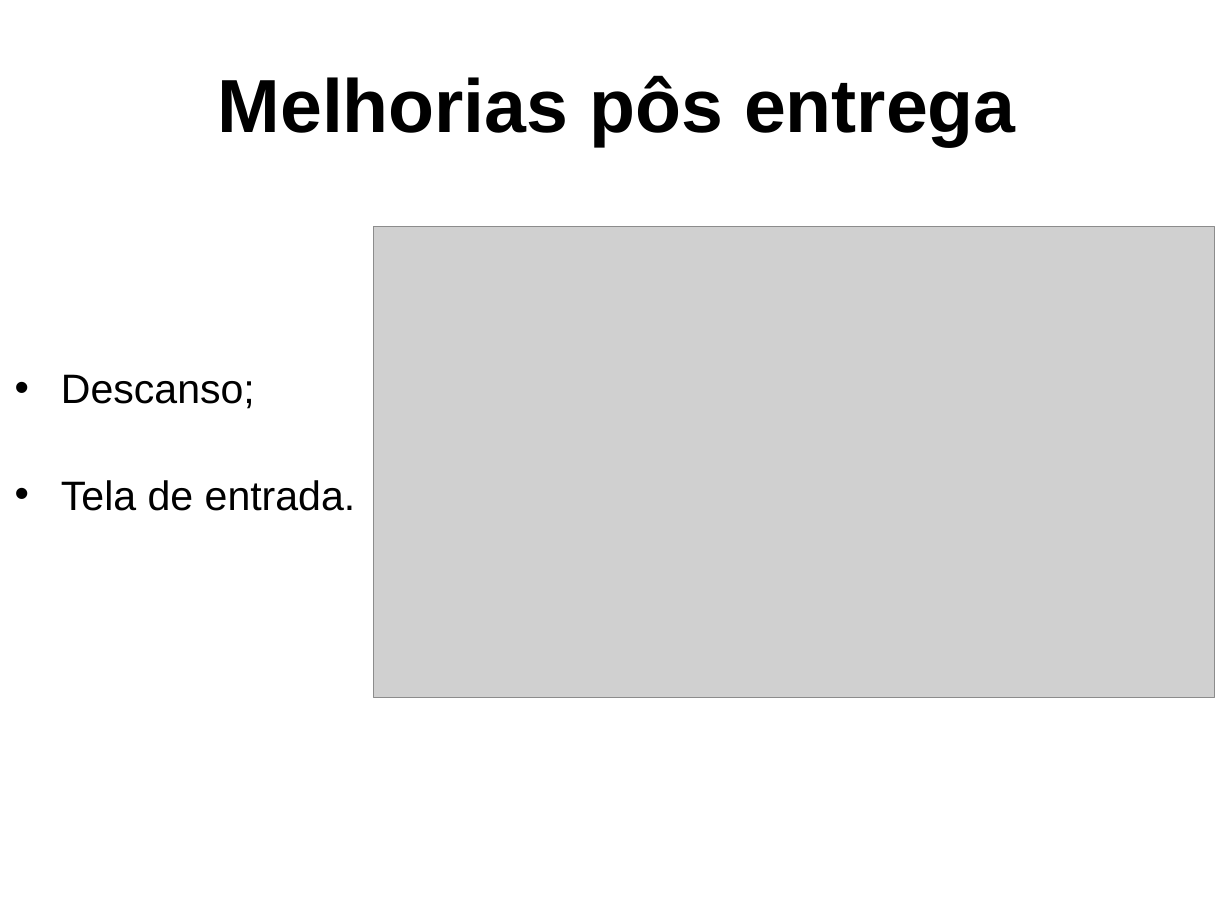
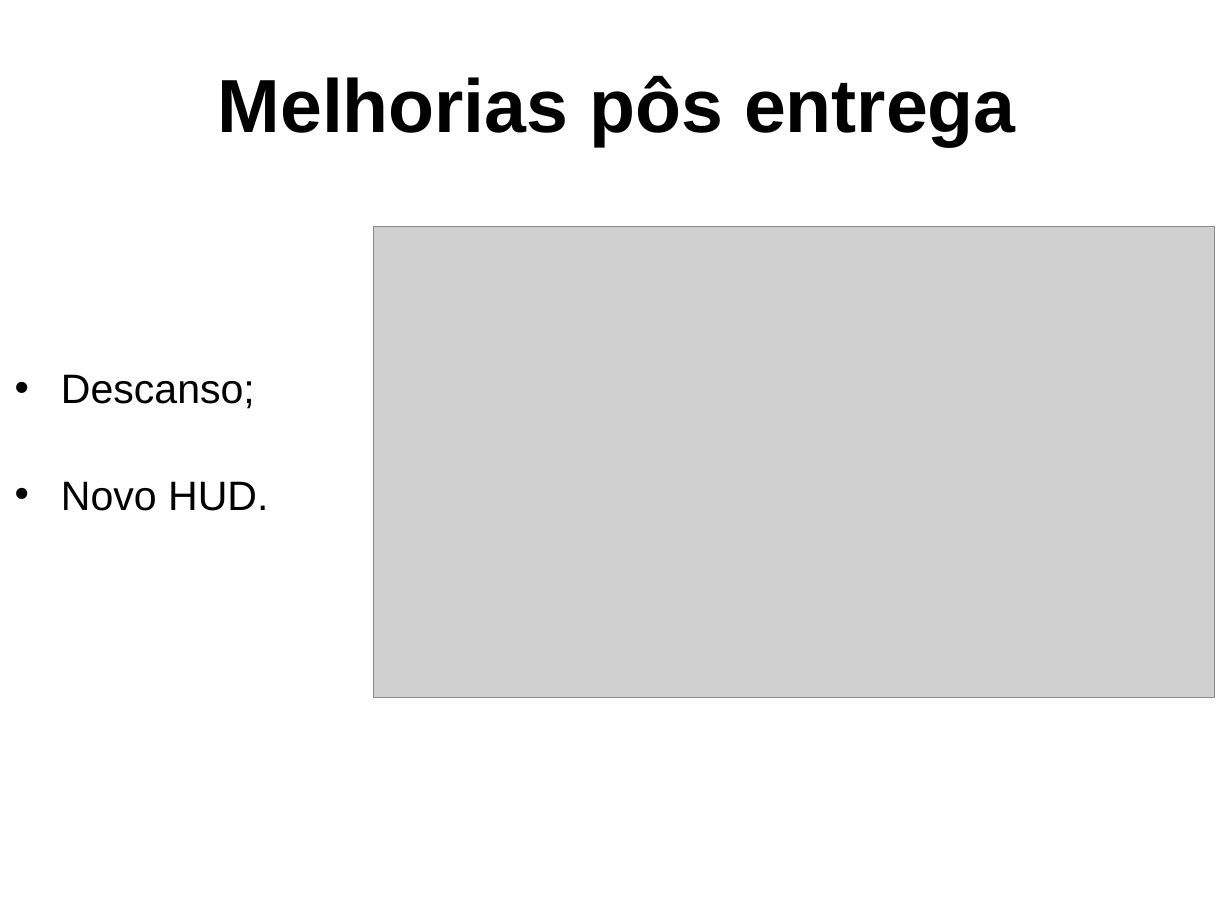
Before and after one commit to gcgfurb/tcc_JulioVicenteBrych, a slide deck: slide 25 of _julio/ApresentaçãoTCC-Julio_Vicente_Brych.pptx. Drawn at 1232x924 pixels with LibreOffice and Linux fonts; fonts in the diff are those of the drawing; grey boxes stand for pictures; background and template pictures are left out. Boxes give left, top, right and bottom in pixels: in the first picture for what was removed or moved away, otherwise in the second. Text is boxed around its words. In the diff, an @@ line names an element or a change of style, - is before the commit and + after.

Commit message:
Ultima atualização da apresentação
agora que apresentei n tem pq mudar

```diff
--- a/_julio/ApresentaçãoTCC-Julio_Vicente_Brych.pptx
+++ b/_julio/ApresentaçãoTCC-Julio_Vicente_Brych.pptx
@@ text at [61, 481, 268, 511]: text changed @@
-• Tela de entrada.
+• Novo HUD.
```
